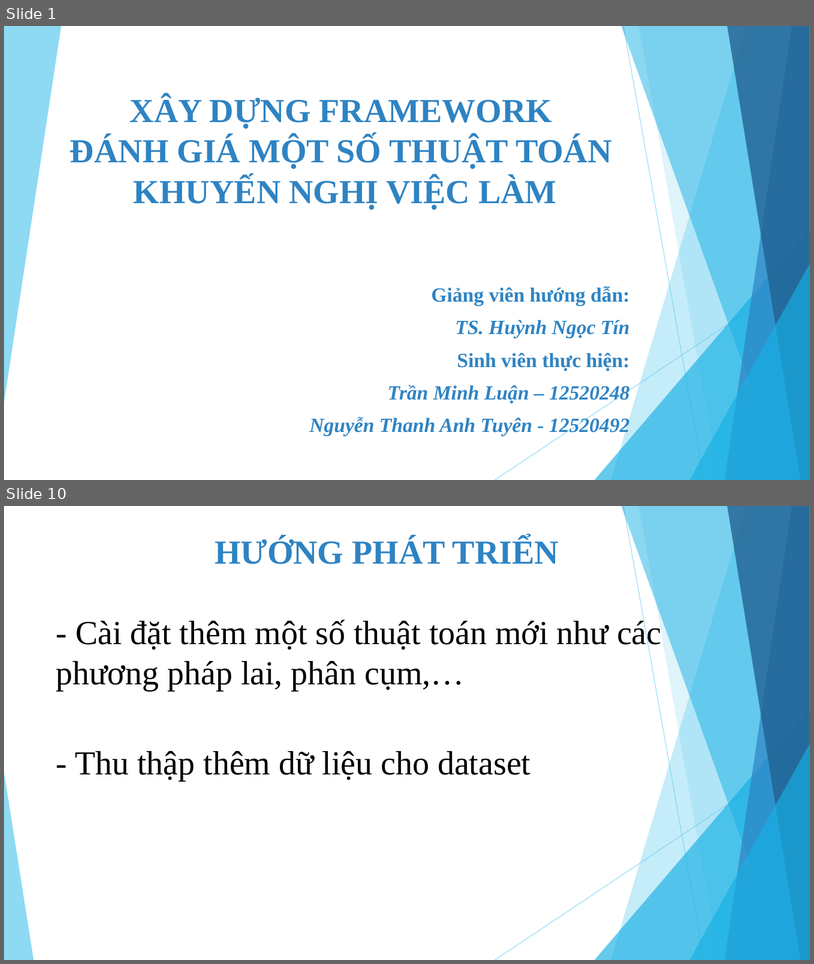
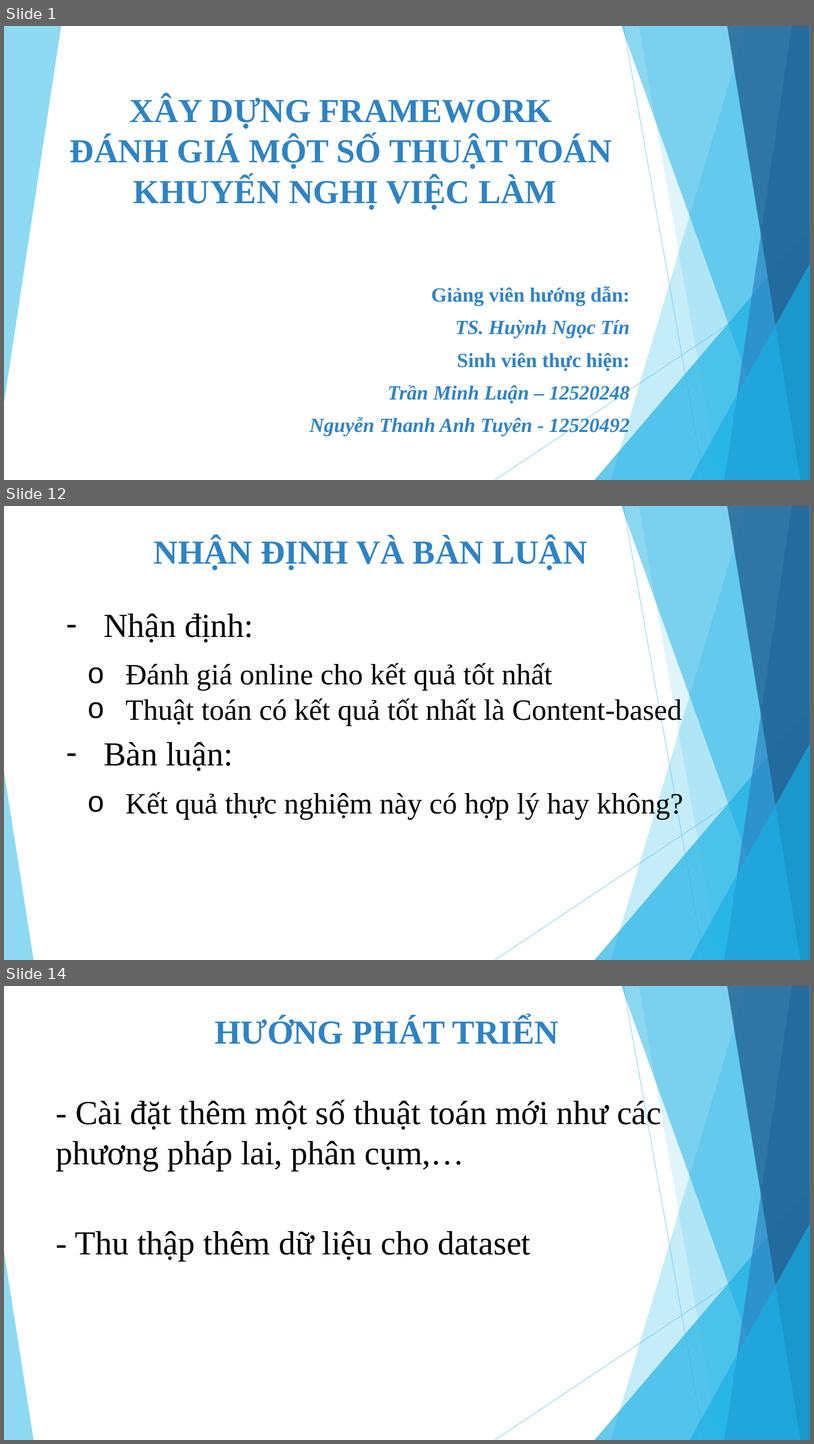
Before and after one commit to tuyennta/JobRecSys, a slide deck: Documents/Báo cáo/Bao cao KLTN_2.pptx. Shown one above the other, each under a label of ours: slides 1 and 10 before the commit, slides 1, 12 and 14 after it; the slides between them are not shown. The pictures are 814x964 and 814x1444 pixels, drawn with LibreOffice and Linux fonts; fonts in the diff are those of the drawing. Boxes give left, top, right and bottom in pixels: in the first picture for what was removed or moved away, otherwise in the second. Text is boxed around its words. In the diff, an @@ line names an element or a change of style, - is before the commit and + after.

```diff
--- a/Documents/Báo cáo/Bao cao KLTN_2.pptx
+++ b/Documents/Báo cáo/Bao cao KLTN_2.pptx
@@ slide 12 added at box(4, 506, 810, 960), background #FFFFFF; not listed: 10 template elements that a slide beside it also shows @@
@@ text added at box(154, 538, 587, 570), 40 pt, text #2E83C3, bold @@
+NHẬN ĐỊNH VÀ BÀN LUẬN
@@ line added from (40, 600) to (159, 722), #FFFFFF 1 pt @@
@@ text added at box(104, 613, 254, 643), 40 pt, text #000000 @@
+– Nhận định:
@@ text added at box(126, 663, 682, 726), 35 pt, text #000000 @@
+o Đánh giá online cho kết quả tốt nhất
+o Thuật toán có kết quả tốt nhất là Content-based
@@ text added at box(104, 742, 233, 771), 40 pt, text #000000 @@
+– Bàn luận:
@@ text added at box(126, 790, 683, 819), 35 pt, text #000000 @@
+o Kết quả thực nghiệm này có hợp lý hay không?
@@ what was slide 10 is now slide 14 @@
```
Also in this commit, not shown: 8 slides changed, 4 other slides added, 1 other file.
